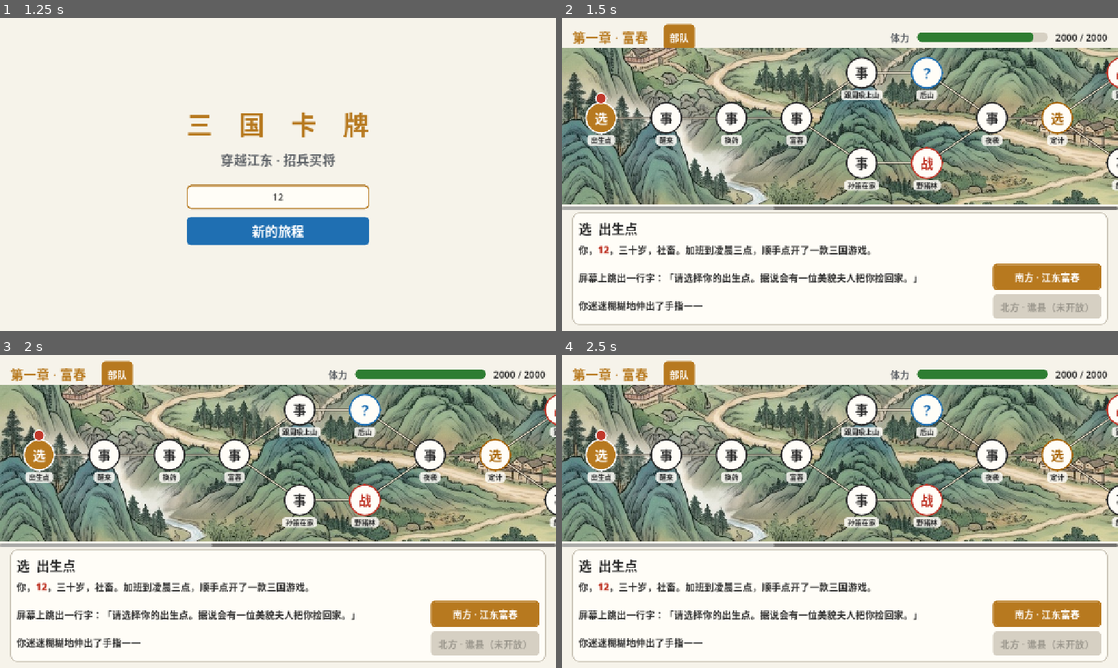
Above: before the commit, frames 1-4 (two rows, left to right).
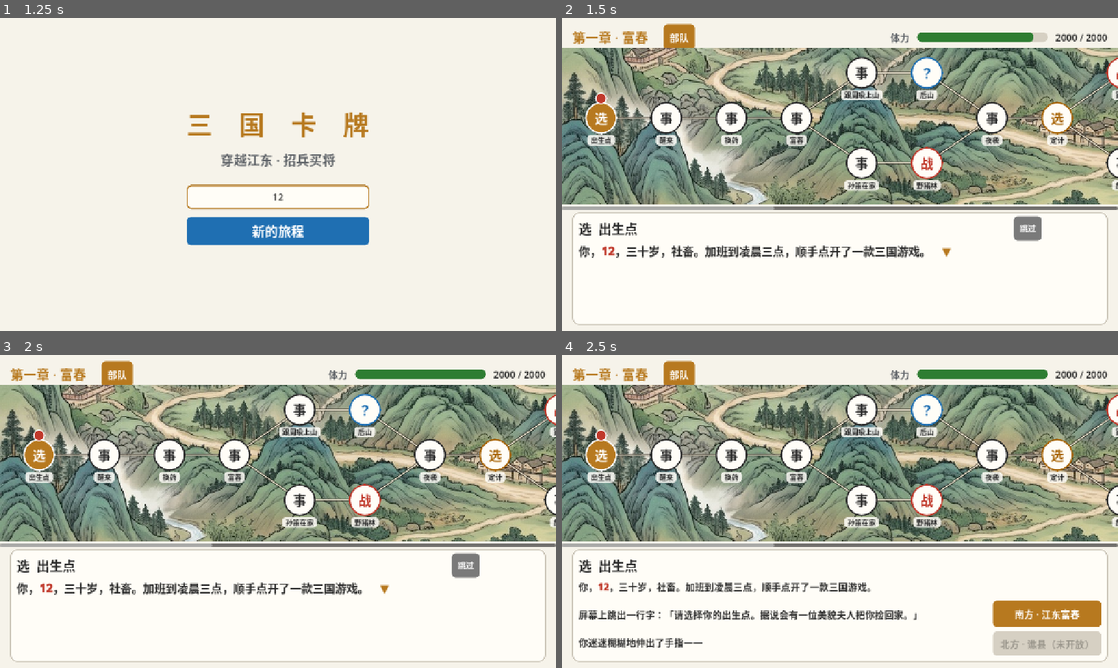
Above: after the commit, the same moments.

Repository: haotianwudev/sanguo-cards
Game: Godot game, scene res://scenes/main.tscn
Same seed, same stepped clock (60 frames per second), same inputs: the game is played once before the commit and once after it.
Inputs (mouse positions are in pixels of both pictures, inside the frame that each line leads up to):
- Up to frame 1 (1.25 s): click (278, 196) at 0.52 s; type "12" at 0.6 s
- Up to frame 2 (1.5 s): click "新的旅程" at 1.25 s
- Up to frame 3 (2 s): no input
- Up to frame 4 (2.5 s): click (1029, 564) at 2 s, where only the run after the commit has a clickable "跳过"

Frame 1 is identical in both runs. In frame 2, 6.7% of the frame differs, in the area x 3-97%, y 63-96%; in frame 3, 6.7%; in frame 4, 0.1%.

Commit message:
Story text plays one line per click (visual novel style) with ▼, buttons after the last line, 跳过 to show it all, 隐藏 to see the whole CG (click to bring the text back); interludes too; cg_click demo
Co-Authored-By: Claude Opus 5.5 <noreply@anthropic.com>
Claude-Session: https://claude.ai/code/session_01KHm8b4T1h3CjcdmfBKpVSV

Diff:
--- a/godot/scripts/game.gd
+++ b/godot/scripts/game.gd
@@ -178,6 +178,15 @@
 			Quests.resolve(q, save, rng, 0)
 			Quests.move(q, save, "wake")
 			show_screen(MapScreen.new())
+		"cg_click":  # the same, clicked through to the last line (buttons shown)
+			var q: Dictionary = GameData.get_db().quests[0]
+			Quests.begin(q, save)
+			Quests.resolve(q, save, rng, 0)
+			Quests.move(q, save, "wake")
+			var m := MapScreen.new()
+			show_screen(m)
+			for _i in 12:
+				m.call_deferred("_on_story_click", m._fake_click())
 		"tiers":  # 铜 / 银 / 金 frames
 			save.owned = ["sunce", "zhouyu", "sunjian"]
 			save.dupes = {"zhouyu": 2, "sunjian": 4}
--- a/godot/scripts/ui/interlude_overlay.gd
+++ b/godot/scripts/ui/interlude_overlay.gd
@@ -7,6 +7,9 @@
 var scenes: Array = []
 var next_title := ""  # "" when there is no next chapter yet
 var _page := -1
+var _line := 0  # lines of the current scene shown so far
+var _scene_lines: Array = []
+var _scene_text: RichTextLabel
 var _box: Control
 
 
@@ -29,6 +32,11 @@
 
 
 func _next() -> void:
+	if _scene_text != null and _line < _scene_lines.size() - 1:  # next line of the same scene
+		_line += 1
+		_show_line()
+		return
+	_scene_text = null
 	_page += 1
 	if _box != null:
 		_box.queue_free()
@@ -88,14 +96,26 @@
 	text.add_theme_color_override("default_color", Color(0.95, 0.92, 0.85))
 	text.mouse_filter = Control.MOUSE_FILTER_IGNORE
 	var lord := "[color=#e06c5a][b]%s[/b][/color]" % Game.save.lord_name
-	text.text = "\n".join(sc.get("text", []).map(func(t): return t.replace("{lord}", lord)))
+	_scene_lines = sc.get("text", []).map(func(t): return t.replace("{lord}", lord))
+	_scene_text = text
+	_line = 0
+	text.add_theme_font_size_override("normal_font_size", Kit.FONT_BODY + 6)
+	text.add_theme_font_size_override("bold_font_size", Kit.FONT_BODY + 6)
 	_box.add_child(text)
+	_show_line()
 	var hint := Kit.label("点击继续 ▶", Kit.FONT_BODY)
 	hint.add_theme_color_override("font_color", Color(1, 1, 1, 0.5))
 	hint.position = Vector2(1100, 680)
 	_box.add_child(hint)
 	_box.modulate.a = 0.0
 	_box.create_tween().tween_property(_box, "modulate:a", 1.0, 0.35)
+
+
+func _show_line() -> void:
+	if _scene_lines.is_empty():
+		return
+	var more := _line < _scene_lines.size() - 1
+	_scene_text.text = str(_scene_lines[_line]) + ("　[color=#d9a441]▼[/color]" if more else "")
 
 
 func _show_title() -> void:
--- a/godot/scripts/ui/map_screen.gd
+++ b/godot/scripts/ui/map_screen.gd
@@ -22,6 +22,13 @@
 var _cg_tab: Button  # switch between the CG and the map
 var _cg_mode := false
 var _cg_bar: ColorRect  # keeps the top bar readable over a CG
+# story text plays one line per click (visual-novel style); the buttons appear after the last line
+var _dlg_lines: Array = []
+var _dlg_i := -1
+var _dlg_text: RichTextLabel
+var _dlg_buttons: Control
+var _dlg_tools: HBoxContainer  # 跳过 / 隐藏
+var _sheet_hidden := false
 var _cg_square := ""  # the square whose CG was last shown (a new one switches to the CG again)
 var _sheet_box: VBoxContainer
 var _hp_bar: ProgressBar
@@ -88,7 +95,8 @@
 	_cg_view.expand_mode = TextureRect.EXPAND_IGNORE_SIZE
 	_cg_view.stretch_mode = TextureRect.STRETCH_KEEP_ASPECT_COVERED
 	_cg_view.size = Vector2(1280, 720)
-	_cg_view.mouse_filter = Control.MOUSE_FILTER_IGNORE
+	_cg_view.mouse_filter = Control.MOUSE_FILTER_STOP
+	_cg_view.gui_input.connect(_on_story_click)
 	_cg_view.visible = false
 	add_child(_cg_view)
 	move_child(_cg_view, 0)
@@ -116,6 +124,21 @@
 	_sheet_box = VBoxContainer.new()
 	_sheet_box.add_theme_constant_override("separation", 10)
 	_sheet.add_child(_sheet_box)
+	_sheet.gui_input.connect(_on_story_click)
+	_dlg_tools = HBoxContainer.new()  # sits at the text box's top-right corner
+	_dlg_tools.position = Vector2(1040, 456)
+	_dlg_tools.add_theme_constant_override("separation", 8)
+	_dlg_tools.z_index = 5
+	add_child(_dlg_tools)
+	var skip := Kit.button("跳过", "gray", Kit.FONT_SMALL)
+	skip.focus_mode = Control.FOCUS_NONE
+	skip.pressed.connect(_dialog_skip)
+	_dlg_tools.add_child(skip)
+	var hide_btn := Kit.button("隐藏", "gray", Kit.FONT_SMALL)
+	hide_btn.name = "Hide"
+	hide_btn.focus_mode = Control.FOCUS_NONE
+	hide_btn.pressed.connect(_hide_sheet)
+	_dlg_tools.add_child(hide_btn)
 
 	_rebuild_map()
 	_refresh()
@@ -434,6 +457,8 @@
 	for t in ev.get("text", s["text"]):
 		lines.append(t.replace("{lord}", "[color=%s][b]%s[/b][/color]" % [Kit.c("red").to_html(), save.lord_name]))
 	var body := "\n\n".join(lines)
+	_dlg_lines = []
+	_dlg_i = -1
 
 	if save.resolved:
 		var opts := Quests.next_options(q, save)
@@ -537,6 +562,85 @@
 			rest.pressed.connect(_resolve)
 			buttons.add_child(rest)
 			Kit.focus(rest)
+	# narrative text: one line per click, then the buttons
+	var narrative: bool = s["type"] in ["event", "choose"] or (s["type"] == "mystery" and save.event_battle.is_empty() and save.offer.is_empty())
+	if narrative and lines.size() > 1:
+		_dlg_lines = lines
+		_dlg_text = text
+		_dlg_buttons = buttons
+		_dlg_i = 0
+		text.scroll_active = false
+		text.add_theme_font_size_override("normal_font_size", Kit.FONT_BODY + 4)
+		text.add_theme_font_size_override("bold_font_size", Kit.FONT_BODY + 4)
+		text.mouse_filter = Control.MOUSE_FILTER_PASS
+		buttons.visible = false
+		_dialog_show()
+	_update_tools()
+
+
+func _dialog_show() -> void:
+	var last := _dlg_i >= _dlg_lines.size() - 1
+	var hint := "" if last else "　[color=%s]▼[/color]" % Kit.c("gold").to_html()
+	_dlg_text.text = str(_dlg_lines[_dlg_i]) + hint
+	if last:
+		_dlg_buttons.visible = true
+		_dlg_i = -1
+		for b in _dlg_buttons.find_children("*", "Button", true, false):
+			Kit.focus(b)
+			break
+	_update_tools()
+
+
+func _dialog_skip() -> void:
+	if _dlg_i < 0:
+		return
+	_dlg_text.text = "\n\n".join(_dlg_lines)
+	_dlg_text.scroll_active = true
+	_dlg_text.add_theme_font_size_override("normal_font_size", Kit.FONT_BODY)
+	_dlg_text.add_theme_font_size_override("bold_font_size", Kit.FONT_BODY)
+	_dlg_i = _dlg_lines.size() - 1
+	_dlg_buttons.visible = true
+	_dlg_i = -1
+	_update_tools()
+
+
+func _on_story_click(e: InputEvent) -> void:
+	if not (e is InputEventMouseButton and e.pressed and e.button_index == MOUSE_BUTTON_LEFT):
+		return
+	if _sheet_hidden:  # a click on the picture brings the text back
+		_sheet_hidden = false
+		_sheet.visible = true
+		_update_tools()
+		return
+	if _dlg_i >= 0:
+		_dlg_i += 1
+		_dialog_show()
+
+
+func _unhandled_input(e: InputEvent) -> void:
+	if e.is_action_pressed("ui_accept") and (_dlg_i >= 0 or _sheet_hidden):
+		get_viewport().set_input_as_handled()
+		_on_story_click(_fake_click())
+
+
+func _fake_click() -> InputEventMouseButton:
+	var ev := InputEventMouseButton.new()
+	ev.pressed = true
+	ev.button_index = MOUSE_BUTTON_LEFT
+	return ev
+
+
+func _hide_sheet() -> void:
+	## Rance X style: hide the text box to look at the whole CG; any click brings it back
+	_sheet_hidden = true
+	_sheet.visible = false
+	_update_tools()
+
+
+func _update_tools() -> void:
+	_dlg_tools.visible = not _sheet_hidden and (_dlg_i >= 0 or _cg_mode)
+	_dlg_tools.get_child(0).visible = _dlg_i >= 0
+	_dlg_tools.get_node("Hide").visible = _cg_mode
 
 
 func _battle_info(s: Dictionary, fight: Dictionary) -> String:
@@ -648,6 +752,9 @@
 	## CG mode: the illustration fills the screen, the map hides, the text box turns translucent over the picture
 	_cg_view.visible = _cg_mode
 	_cg_bar.visible = _cg_mode
+	if not _cg_mode and _sheet_hidden:
+		_sheet_hidden = false
+		_sheet.visible = true
 	_scroll.visible = not _cg_mode
 	_cg_tab.text = "查看地图" if _cg_mode else "查看 CG"
 	var bg := Kit.c("card")
Not shown, changed: .claude/skills/sanguo-dev/SKILL.md
